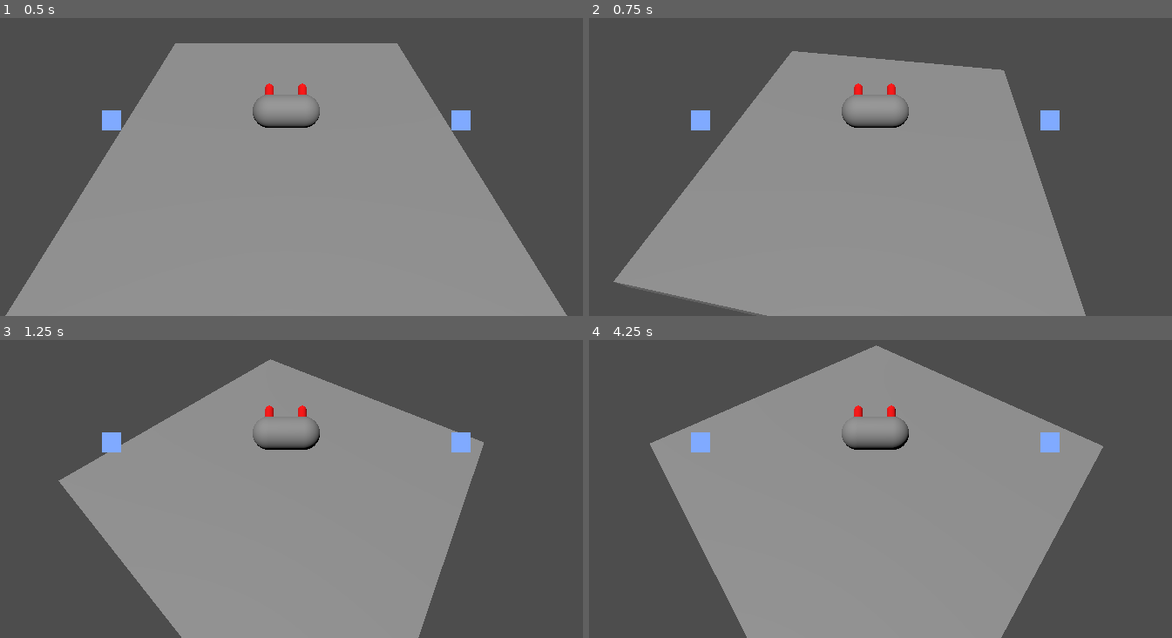
Above: before the commit, frames 1-4 (two rows, left to right).
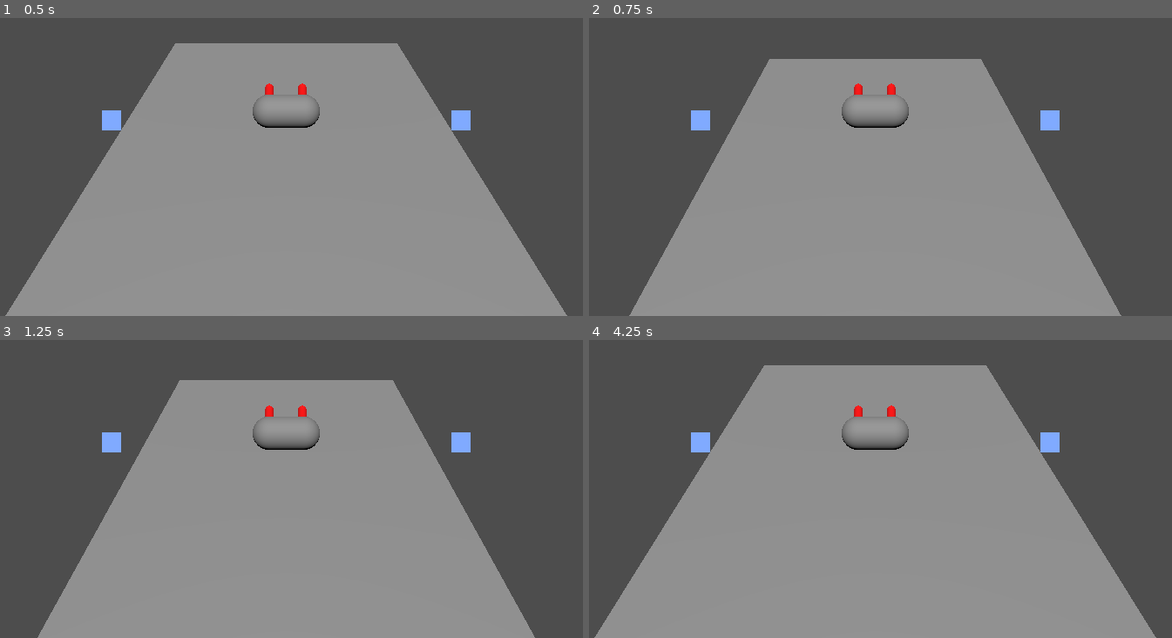
Above: after the commit, the same moments.

Repository: romeshdev/GGJ25
Game: Godot game, scene res://game/RootGame.tscn
Two runs of this game, one before a commit and one after it. Both use one fixed random seed, a clock stepped at 60 frames per second and the inputs below. Before the commit the project starts from res://main/RootMain.tscn.
Inputs:
- Up to frame 1 (0.5 s): no input
- Up to frame 2 (0.75 s): tap Enter (ui_accept) at 0.5 s; hold E (crab_rotate_right) from 0.53 s (still down)
- Up to frame 3 (1.25 s): keep holding E (crab_rotate_right); tap Enter (ui_accept) at 0.77 s
- Up to frame 4 (4.25 s): release E (crab_rotate_right) at 1.28 s; hold Down (ui_down) 1.28-2.03 s; tap Enter (ui_accept) at 1.52, 3.02, 3.77 s; hold E (crab_rotate_right) 2.03-2.78 s; hold Up (ui_up) 2.78-3.53 s; hold Q (crab_rotate_left) from 3.53 s (still down)

Frame 1 is identical in both runs. In frame 2, 5.6% of the frame differs, in the area x 4-92%, y 11-100%; in frame 3, 14%; in frame 4, 17%, in the area x 0-98%, y 1-100%.

Commit message:
rotating with sticks

Diff:
--- a/claws/AkimboInterfaceBehaviour.gd
+++ b/claws/AkimboInterfaceBehaviour.gd
@@ -1,7 +1,31 @@
 class_name AkimboInterface extends Control
+
+##############################
+# CONSTANTS
+##############################
+
+const ROTATION_DEAD_ZONE : float = 0.15
+
+
+##############################
+# EXPOSED IN INSPECTOR
+##############################
 
 @export var leftClaw : ClawInterface
 @export var rightClaw : ClawInterface
+
+
+##############################
+# PUBLIC ATTRIBUTES
+##############################
+
+var rotation_axis : float
+
+
+##############################
+# PUBLIC INTERFACE
+##############################
+
 
 ##############################
 # PRIVATE SUBROUTINES
@@ -17,4 +41,7 @@
 	assert(rightClaw != null)
 
 func _process(delta):
-	pass
+	rotation_axis = (leftClaw.input.y - rightClaw.input.y) / 2
+	rotation_axis = rotation_axis*rotation_axis*rotation_axis
+	if abs(rotation_axis) < ROTATION_DEAD_ZONE:
+		rotation_axis = 0
--- a/claws/ClawInterfaceBehaviour.gd
+++ b/claws/ClawInterfaceBehaviour.gd
@@ -6,6 +6,8 @@
 @export var actionRight : StringName
 @export var actionUp : StringName
 @export var actionDown : StringName
+
+var input : Vector2
 
 func _ready():
 	assert(clawContainer != null)
@@ -16,5 +18,5 @@
 	assert(actionDown != "")
 
 func _process(delta):
-	var input : Vector2 = Input.get_vector(actionLeft, actionRight, actionUp, actionDown)
+	input = Input.get_vector(actionLeft, actionRight, actionUp, actionDown)
 	clawPosition.set_position(clawContainer.size * 0.5 * input)
--- a/crab/CrabBehaviour.gd
+++ b/crab/CrabBehaviour.gd
@@ -1,12 +1,13 @@
 class_name CrabBehaviour extends CharacterBody3D
 
-const MOVE_ACCELERATION = 0.2
-const MOVE_DECELERATION = 0.4
-const ROTATE_ACCELERATION = 0.2
-const ROTATE_DECELERATION = 0.4
-const JUMP_VELOCITY = 4.5
+const MOVE_ACCELERATION : float = 0.2
+const MOVE_DECELERATION : float = 0.4
+const ROTATE_ACCELERATION : float = 0.2
+const ROTATE_DECELERATION : float = 0.4
+const JUMP_VELOCITY : float = 4.5
 
-var rotation_speed = 0.0
+var rotation_speed : float = 0.0
+var input_rotation : float = 0.0
 
 func _physics_process(delta):
 	# Fall down
@@ -19,7 +20,6 @@
 		velocity.y = JUMP_VELOCITY
 
 	# Handle rotation
-	var input_rotation = Input.get_axis("crab_rotate_left", "crab_rotate_right")
 	if input_rotation:
 		rotation_speed = move_toward(rotation_speed, input_rotation, ROTATE_ACCELERATION)
 	else:
@@ -27,8 +27,7 @@
 
 	rotate_y(rotation_speed * delta)
 
-	# Get the input direction and handle the movement/deceleration.
-	# As good practice, you should replace UI actions with custom gameplay actions.
+	# Handle strafing
 	var input_strafe = Input.get_axis("crab_strafe_left", "crab_strafe_right")
 	var direction = (transform.basis * Vector3(input_strafe, 0, 0)).normalized()
 	if input_strafe:
--- /dev/null
+++ b/game/GameBehaviour.gd
@@ -0,0 +1,11 @@
+class_name GameBehaviour extends Node
+
+@export var crab : CrabBehaviour
+@export var akimbo : AkimboInterface
+
+func _ready():
+	assert(crab != null)
+	assert(akimbo != null)
+
+func _process(delta):
+	crab.input_rotation = akimbo.rotation_axis
--- /dev/null
+++ b/game/RootGame.tscn
@@ -0,0 +1,26 @@
+[gd_scene load_steps=5 format=3 uid="uid://cmancnhnv4k1a"]
+
+[ext_resource type="Script" path="res://game/GameBehaviour.gd" id="1_pk437"]
+[ext_resource type="PackedScene" uid="uid://dpv7ayoetui6n" path="res://kitchen/RootKitchen.tscn" id="2_me5x7"]
+[ext_resource type="PackedScene" uid="uid://dcl42qv1uyaky" path="res://crab/RootCrab.tscn" id="2_tl46b"]
+[ext_resource type="PackedScene" uid="uid://b1kniidog757q" path="res://claws/AkimboInterface.tscn" id="3_dx6u8"]
+
+[node name="RootGame" type="Node" node_paths=PackedStringArray("crab", "akimbo")]
+script = ExtResource("1_pk437")
+crab = NodePath("RootCrab")
+akimbo = NodePath("RootInterface/AkimboInterface")
+
+[node name="RootCrab" parent="." instance=ExtResource("2_tl46b")]
+
+[node name="RootKitchen" parent="." instance=ExtResource("2_me5x7")]
+
+[node name="RootInterface" type="Control" parent="."]
+layout_mode = 3
+anchors_preset = 15
+anchor_right = 1.0
+anchor_bottom = 1.0
+grow_horizontal = 2
+grow_vertical = 2
+
+[node name="AkimboInterface" parent="RootInterface" instance=ExtResource("3_dx6u8")]
+layout_mode = 1
--- a/kitchen/RootKitchen.tscn
+++ b/kitchen/RootKitchen.tscn
@@ -1,6 +1,4 @@
-[gd_scene load_steps=4 format=3 uid="uid://dpv7ayoetui6n"]
-
-[ext_resource type="PackedScene" uid="uid://dcl42qv1uyaky" path="res://crab/RootCrab.tscn" id="1_ue1ke"]
+[gd_scene load_steps=3 format=3 uid="uid://dpv7ayoetui6n"]
 
 [sub_resource type="BoxShape3D" id="BoxShape3D_sihou"]
 size = Vector3(10, 0.5, 10)
@@ -24,5 +22,3 @@
 
 [node name="DirectionalLight3D" type="DirectionalLight3D" parent="."]
 transform = Transform3D(1, 0, 0, 0, 0.369049, 0.92941, 0, -0.92941, 0.369049, 0, 4.33209, 0)
-
-[node name="Crab" parent="." instance=ExtResource("1_ue1ke")]
--- a/main/RootMain.tscn
+++ /dev/null
@@ -1,19 +0,0 @@
-[gd_scene load_steps=3 format=3 uid="uid://cmancnhnv4k1a"]
-
-[ext_resource type="PackedScene" uid="uid://dpv7ayoetui6n" path="res://kitchen/RootKitchen.tscn" id="1_y7ja1"]
-[ext_resource type="PackedScene" uid="uid://b1kniidog757q" path="res://claws/AkimboInterface.tscn" id="2_frl1j"]
-
-[node name="RootMain" type="Node"]
-
-[node name="RootKitchen" parent="." instance=ExtResource("1_y7ja1")]
-
-[node name="RootInterface" type="Control" parent="."]
-layout_mode = 3
-anchors_preset = 15
-anchor_right = 1.0
-anchor_bottom = 1.0
-grow_horizontal = 2
-grow_vertical = 2
-
-[node name="CrabClawInterface" parent="RootInterface" instance=ExtResource("2_frl1j")]
-layout_mode = 1
--- a/project.godot
+++ b/project.godot
@@ -11,7 +11,7 @@
 [application]
 
 config/name="GGJ25"
-run/main_scene="res://main/RootMain.tscn"
+run/main_scene="res://game/RootGame.tscn"
 config/features=PackedStringArray("4.3", "GL Compatibility")
 config/icon="res://icon.svg"
 
